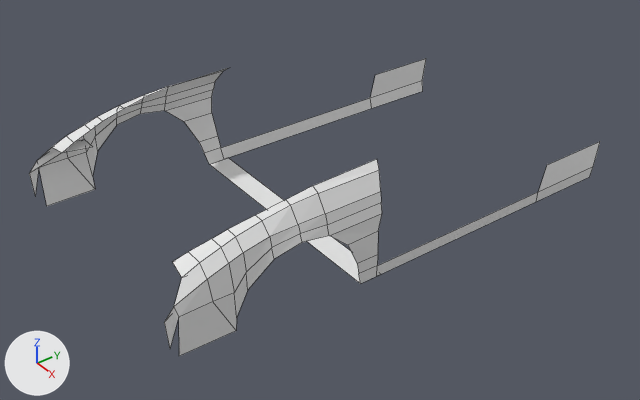
The Blender file civic/civicHatchBack.blend, before and after one commit.
Both versions are drawn from a 50 mm camera at (7.77, -6.92, 4.87) aimed at (0.19, -1.32, -1.08). Arrows for +X, +Y and +Z are at lower left; the lights stay in place. Mesh edges are drawn as thin lines.
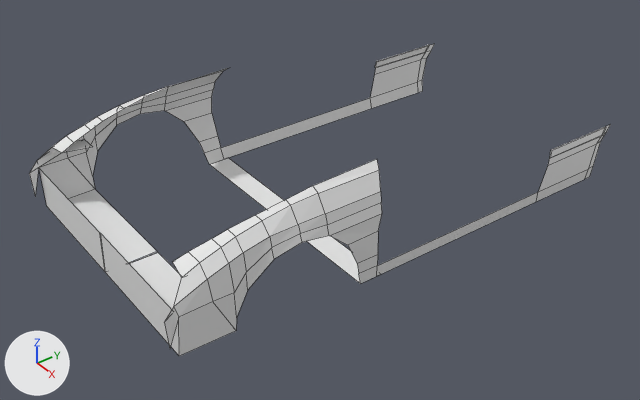
Location of each change, (x1, y1, x2, y2) in pixels of the pictures (640 x 400 px):
'Plane', reshaped: before (29, 59, 600, 356); after (29, 44, 611, 356)
part 1 of me_plane, added: after (39, 168, 182, 355)
part 2 of me_plane, built on: before (370, 59, 600, 202); after (370, 44, 611, 202)

What changed in the scene script:
```text
Change me_plane:
    used by ob_plane; location = (0.001, -1.699, -1.243); scale = (0.139, 0.151, 1.0)
    verts and faces of me_plane; kept vertices keep their numbers, new ones are numbered from 66
    before: 47 (12.2, -11.9, 0.2) at pixel (236, 330), 52 (12.1, -16.2, 0.2) at pixel (179, 356), 53 (12.5, -16.1, 0.7) at pixel (178, 317)
    remove me_plane.from_pydata(...)  # 66 vertices, 42 faces; spans x -1.0..12.8, y -17.1..25.5, z 0.0..1.4
    add me_plane.from_pydata(...)  # 82 vertices, 54 faces; spans x -1.0..12.8, y -17.1..26.5, z 0.0..1.4
    me_plane part 1
    add verts[76] = (0.1, -11.9, 0.2)  # pixel (158, 252)
    add verts[77] = (0.0, -16.2, 0.2)  # pixel (105, 272)
    add verts[78] = (0.1, -16.1, 0.7)  # pixel (100, 233)
    add faces += [(47, 76, 77, 52), (52, 77, 78, 53)]
    me_plane part 2
    1 vertex is removed from x 12.2, y 18.6, z 0.5
    2 faces are deleted
    14 vertices are added at x 12.0..12.4, y 18.6..26.5, z 0.0..0.7
    12 new faces join them
```
